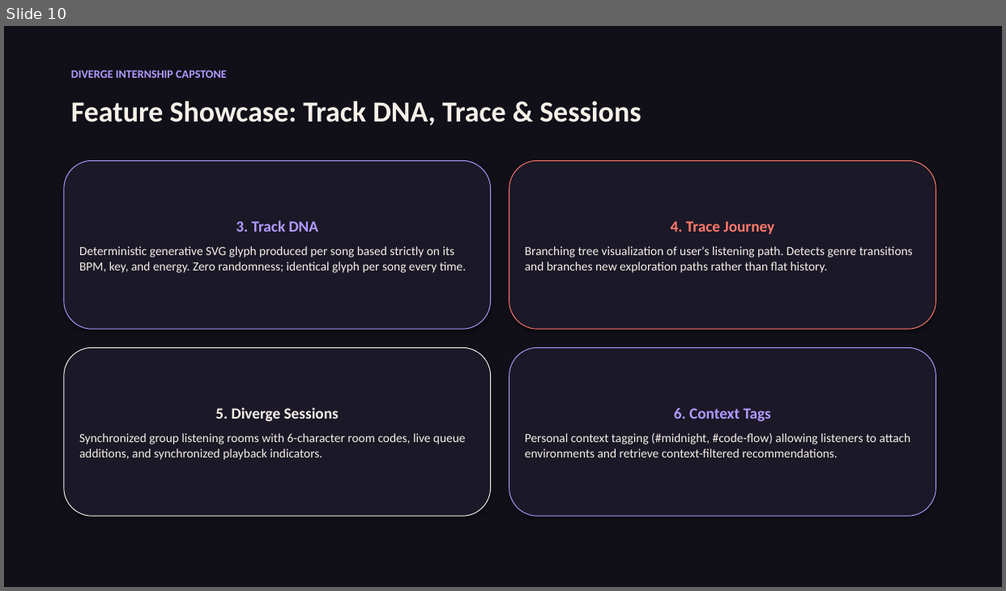
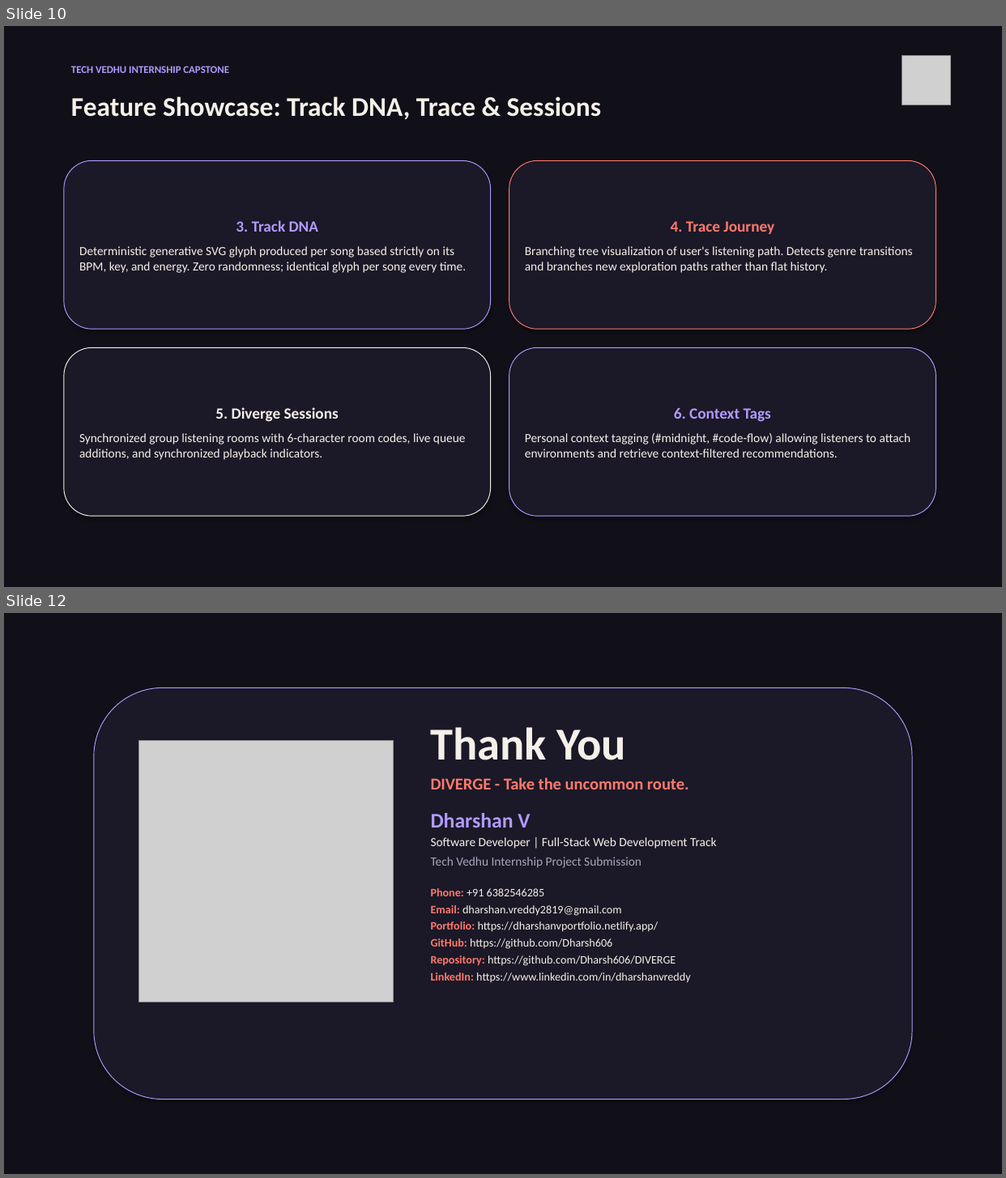
Before and after one commit to Dharsh606/DIVERGE, a slide deck: docs/presentation.pptx. Shown one above the other, each under a label of ours: slide 10 before the commit, slides 10 and 12 after it; the slides between them are not shown. The pictures are 1006x591 and 1006x1178 pixels, drawn with LibreOffice and Linux fonts; fonts in the diff are those of the drawing; grey boxes stand for pictures. Boxes give left, top, right and bottom in pixels: in the first picture for what was removed or moved away, otherwise in the second. Text is boxed around its words. In the diff, an @@ line names an element or a change of style, - is before the commit and + after.

Commit message:
feat: integrate official DIVERGE 3D logo, full songs audio engine, author metadata, and executive closing slide

```diff
--- a/docs/presentation.pptx
+++ b/docs/presentation.pptx
@@ slide 12 added at (x1=4, y1=613, x2=1002, y2=1174), background #FFFFFF @@
@@ rectangle added at (x1=4, y1=613, x2=1002, y2=1174), fill #111019 @@
@@ rounded rectangle added at (x1=94, y1=688, x2=912, y2=1100), fill #1B1827, outline #B19AFF 0.75 pt @@
@@ text added at (x1=431, y1=727, x2=716, y2=983), 11 pt, text #F5F0E8 @@
+Thank You
+DIVERGE - Take the uncommon route.
+Dharshan V
+Software Developer | Full-Stack Web Development Track
+Tech Vedhu Internship Project Submission
+Phone: +91 6382546285
+Email: dharshan.vreddy2819@gmail.com
+Portfolio: https://dharshanvportfolio.netlify.app/
+GitHub: https://github.com/Dharsh606
+Repository: https://github.com/Dharsh606/DIVERGE
+LinkedIn: https://www.linkedin.com/in/dharshanvreddy
@@ picture added at (x1=138, y1=740, x2=394, y2=1003) @@
@@ slide 10 changed as well @@
@@ text at (x1=71, y1=66, x2=229, y2=73): text changed; size 11 to 10 pt @@
-DIVERGE INTERNSHIP CAPSTONE
+TECH VEDHU INTERNSHIP CAPSTONE
@@ picture added at (x1=902, y1=56, x2=951, y2=105) @@
@@ text "Feature Showcase: Track DNA, Trace ..." at (x1=71, y1=96, x2=601, y2=120): size 28 to 26 pt @@
```
Also in this commit, not shown: 10 other slides changed, 1 slide removed, 16 other files.
